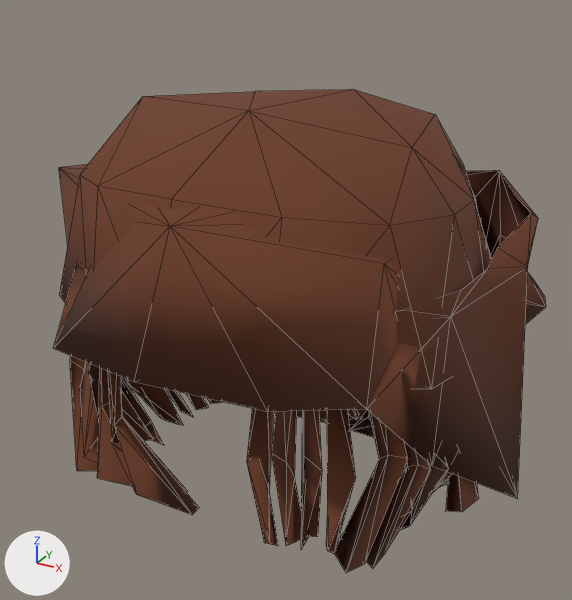
The glTF model web/public/assets/characters/v6/hair/full/hair_dreads_cap.glb, before and after one commit.
Rendered twice from a camera (50 mm lens) standing at (0.465, -0.938, 1.175) and looking at (-0.021, -0.056, 0.734). The axes (+X, +Y, +Z) are drawn at lower left. The lights are the same throughout. The older version comes first. Mesh edges are drawn as thin lines. Vertices at exactly the same position are counted once.

In view in the first picture: 'hair_dreads_cap'.
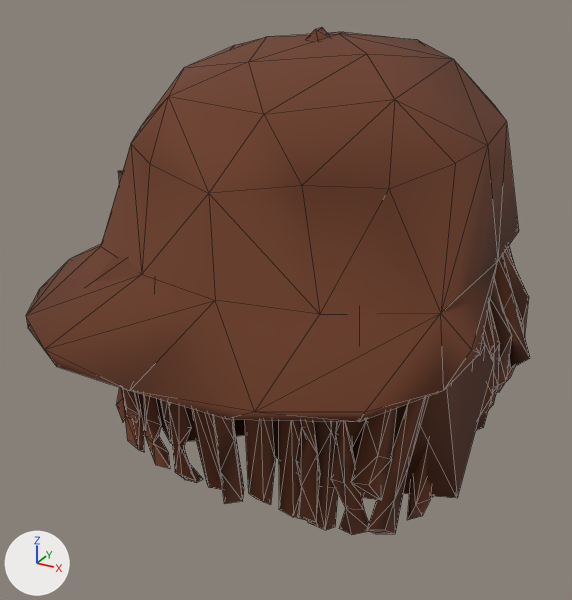
Pixel boxes [x1, y1, x2, y2] of what changed, in the pictures (572 x 600 px; the box of a moved part takes in the faces that stretch with it):
```json
{"object": "hair_dreads_cap", "change": "reshaped", "before": [53, 89, 546, 573], "after": [26, 27, 530, 535]}
{"part": 1, "of": "me_hair_dreads_cap", "change": "rebuilt", "before": [53, 164, 538, 499], "after": [119, 170, 494, 498], "on screen": "mostly hidden afterwards"}
{"part": 2, "of": "me_hair_dreads_cap", "change": "rebuilt", "before": [59, 89, 546, 389], "after": [26, 32, 519, 422], "on screen": "30% taller"}
{"part": 3, "of": "me_hair_dreads_cap", "change": "rebuilt", "after": [489, 304, 500, 409], "on screen": "not visible before"}
{"part": 4, "of": "me_hair_dreads_cap", "change": "rebuilt", "before": [121, 377, 164, 445], "after": [120, 387, 144, 452]}
{"part": 5, "of": "me_hair_dreads_cap", "change": "rebuilt", "before": [438, 479, 448, 488], "after": [407, 444, 432, 520], "on screen": "mostly hidden before"}
{"part": 6, "of": "me_hair_dreads_cap", "change": "rebuilt", "after": [481, 337, 485, 357], "on screen": "not visible before"}
{"part": 7, "of": "me_hair_dreads_cap", "change": "rebuilt", "before": [207, 398, 222, 403], "on screen": "not visible afterwards"}
{"part": 8, "of": "me_hair_dreads_cap", "change": "rebuilt", "before": [127, 379, 183, 425], "on screen": "not visible afterwards"}
{"part": 9, "of": "me_hair_dreads_cap", "change": "rebuilt", "before": [186, 393, 208, 410], "on screen": "not visible afterwards"}
{"part": 10, "of": "me_hair_dreads_cap", "change": "deleted", "before": [70, 356, 408, 573], "on screen": "brown"}
{"part": 11, "of": "me_hair_dreads_cap", "change": "moved or reshaped", "before": [80, 158, 482, 568], "after": [116, 27, 530, 535]}
```

Edits to the scene script, one JSON object a line:
```json
{"block": "me_hair_dreads_cap", "where": "# used by ob_hair_dreads_cap; location = (0.0, 0.0, 0.0)"}
{"op": "remove", "block": "me_hair_dreads_cap", "code": "me_hair_dreads_cap.from_pydata(...)  # 914 vertices, 1499 faces; spans x -0.317..0.33, y -0.41..0.36, z 0.432..1.03"}
{"op": "add", "block": "me_hair_dreads_cap", "code": "me_hair_dreads_cap.from_pydata(...)  # 1011 vertices, 1685 faces; spans x -0.295..0.29, y -0.415..0.276, z 0.479..1.089"}
{"block": "me_hair_dreads_cap", "change": "me_hair_dreads_cap part 1: the loose piece of 128 vertices spanning x -0.317..0.33, y -0.41..0.247, z 0.432..0.965 is rebuilt with 63 vertices and now spans x -0.258..0.267, y -0.205..0.263, z 0.554..0.946"}
{"block": "me_hair_dreads_cap", "change": "me_hair_dreads_cap part 2: the loose piece of 58 vertices spanning x -0.305..0.296, y -0.357..0.36, z 0.692..1.03 is rebuilt with 74 vertices and now spans x -0.283..0.283, y -0.415..0.276, z 0.765..1.081"}
{"block": "me_hair_dreads_cap", "change": "me_hair_dreads_cap part 3: the loose piece of 12 vertices spanning x 0.169..0.246, y 0.017..0.078, z 0.513..0.838 is rebuilt with 14 vertices and now spans x 0.189..0.259, y 0.0..0.086, z 0.549..0.873"}
{"block": "me_hair_dreads_cap", "change": "me_hair_dreads_cap part 4: the loose piece of 12 vertices spanning x -0.279..-0.164, y -0.188..-0.108, z 0.514..0.812 is rebuilt with 15 vertices and now spans x -0.236..-0.167, y -0.203..-0.112, z 0.507..0.91"}
{"block": "me_hair_dreads_cap", "change": "me_hair_dreads_cap part 5: the loose piece of 12 vertices spanning x 0.167..0.283, y -0.188..-0.107, z 0.514..0.812 is rebuilt with 15 vertices and now spans x 0.182..0.242, y -0.186..-0.095, z 0.538..0.9"}
{"block": "me_hair_dreads_cap", "change": "me_hair_dreads_cap part 6: the loose piece of 11 vertices spanning x 0.158..0.282, y -0.034..0.009, z 0.513..0.819 is rebuilt with 13 vertices and now spans x 0.194..0.254, y -0.052..0.007, z 0.559..0.879"}
{"block": "me_hair_dreads_cap", "change": "me_hair_dreads_cap part 7: the loose piece of 11 vertices spanning x -0.286..-0.157, y -0.034..0.009, z 0.51..0.82 is rebuilt with 13 vertices and now spans x -0.26..-0.199, y -0.052..0.007, z 0.559..0.879"}
{"block": "me_hair_dreads_cap", "change": "me_hair_dreads_cap part 8: the loose piece of 11 vertices spanning x -0.278..-0.166, y -0.136..-0.084, z 0.512..0.813 is rebuilt with 14 vertices and now spans x -0.25..-0.208, y -0.132..-0.074, z 0.538..0.833"}
{"block": "me_hair_dreads_cap", "change": "me_hair_dreads_cap part 9: the loose piece of 11 vertices spanning x -0.276..-0.16, y -0.068..-0.029, z 0.514..0.817 is rebuilt with 13 vertices and now spans x -0.255..-0.197, y -0.087..-0.035, z 0.555..0.88"}
{"block": "me_hair_dreads_cap", "change": "me_hair_dreads_cap part 10: 15 loose pieces with 147 vertices, spanning x -0.294..0.257, y -0.349..0.254, z 0.476..1.011, are deleted"}
{"block": "me_hair_dreads_cap", "change": "me_hair_dreads_cap part 11: 460 vertices removed from x -0.281..0.297, y -0.336..0.253, z 0.475..1.001; 729 vertices added at x -0.295..0.29, y -0.261..0.269, z 0.479..1.089"}
{"block": "me_hair_dreads_cap", "change": "other edits to the shape of me_hair_dreads_cap do not show in these pictures"}
```
